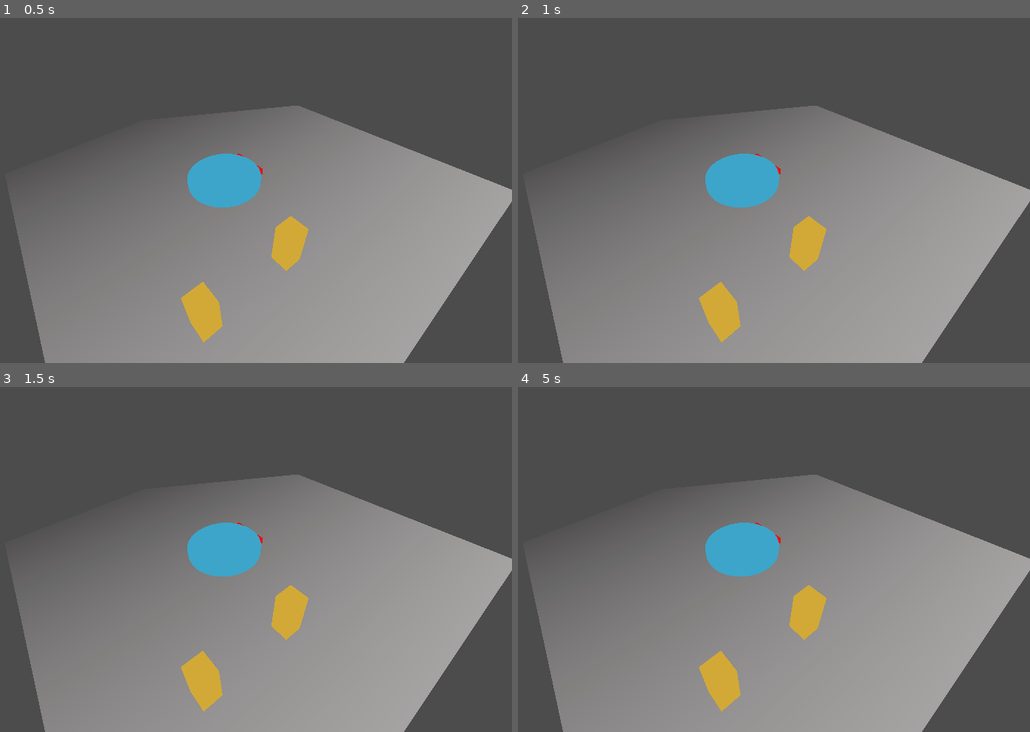
Above: before the commit, frames 1-4 (two rows, left to right).
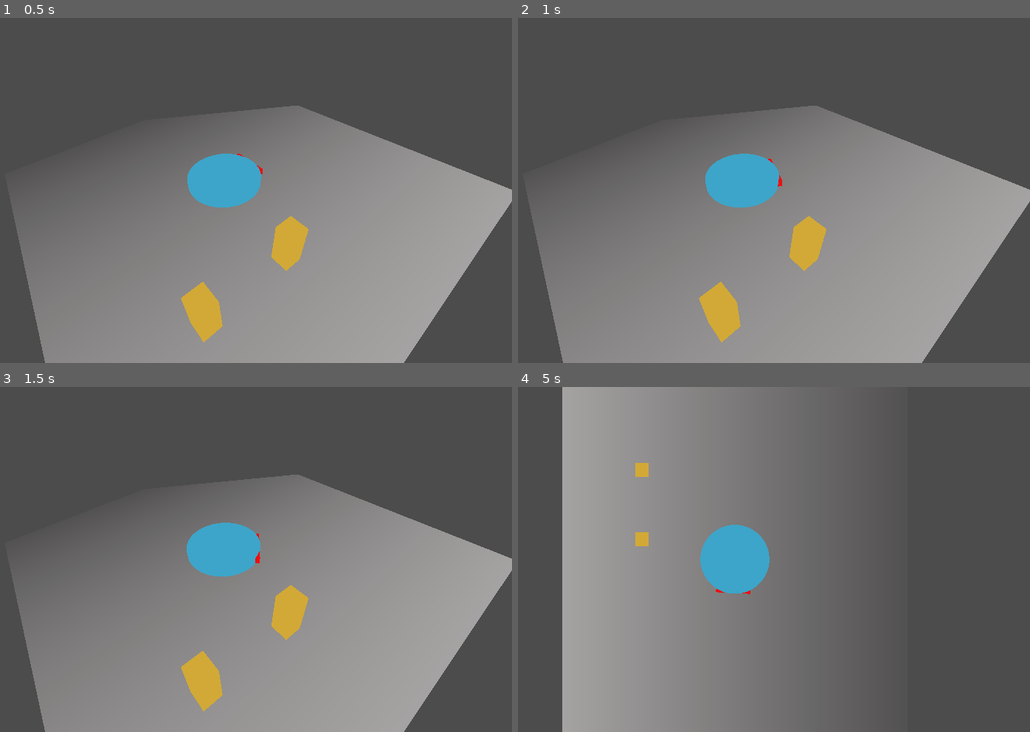
Above: after the commit, the same moments.

Repository: outfrost/slavic-game-jam-2020
Game: Godot game, scene res://MovementTest.tscn
Same seed, same stepped clock (60 frames per second), same inputs: the game is played once before the commit and once after it. Before the commit the project has no main scene; this scene is started directly in both runs.
Inputs:
- Up to frame 1 (0.5 s): no input
- Up to frame 2 (1 s): tap Enter at 0.5 s; hold D (turn_right, bound only after the commit) from 0.53 s (still down)
- Up to frame 3 (1.5 s): release D (turn_right, bound only after the commit) at 1.28 s; hold S (move_backwards, bound only after the commit) from 1.28 s (still down)
- Up to frame 4 (5 s): release S (move_backwards, bound only after the commit) at 2.03 s; hold D (turn_right, bound only after the commit) 2.03-2.78 s; hold W (move_forwards, bound only after the commit) 2.78-3.53 s; hold A (turn_left, bound only after the commit) from 3.53 s (still down); tap R (debug_reset, bound only after the commit) at 4.15 s; tap C (debug_switch_camera, bound only after the commit) at 4.9 s

Frame 1 is identical in both runs. In frame 2, less than 0.1% of the frame differs, in the area x 37-52%, y 39-54%; in frame 3, less than 0.1%; in frame 4, 56%, in the area x 2-100%, y 0-100%.

Commit message:
Undo project file change

Diff:
--- a/project.godot
+++ b/project.godot
@@ -16,7 +16,41 @@
 [application]
 
 config/name="SGJ20"
+run/main_scene="res://MovementTest.tscn"
 config/icon="res://icon.png"
+
+[input]
+
+move_forwards={
+"deadzone": 0.5,
+"events": [ Object(InputEventKey,"resource_local_to_scene":false,"resource_name":"","device":0,"alt":false,"shift":false,"control":false,"meta":false,"command":false,"pressed":false,"scancode":87,"unicode":0,"echo":false,"script":null)
+ ]
+}
+move_backwards={
+"deadzone": 0.5,
+"events": [ Object(InputEventKey,"resource_local_to_scene":false,"resource_name":"","device":0,"alt":false,"shift":false,"control":false,"meta":false,"command":false,"pressed":false,"scancode":83,"unicode":0,"echo":false,"script":null)
+ ]
+}
+turn_left={
+"deadzone": 0.5,
+"events": [ Object(InputEventKey,"resource_local_to_scene":false,"resource_name":"","device":0,"alt":false,"shift":false,"control":false,"meta":false,"command":false,"pressed":false,"scancode":65,"unicode":0,"echo":false,"script":null)
+ ]
+}
+turn_right={
+"deadzone": 0.5,
+"events": [ Object(InputEventKey,"resource_local_to_scene":false,"resource_name":"","device":0,"alt":false,"shift":false,"control":false,"meta":false,"command":false,"pressed":false,"scancode":68,"unicode":0,"echo":false,"script":null)
+ ]
+}
+debug_reset={
+"deadzone": 0.5,
+"events": [ Object(InputEventKey,"resource_local_to_scene":false,"resource_name":"","device":0,"alt":false,"shift":false,"control":false,"meta":false,"command":false,"pressed":false,"scancode":82,"unicode":0,"echo":false,"script":null)
+ ]
+}
+debug_switch_camera={
+"deadzone": 0.5,
+"events": [ Object(InputEventKey,"resource_local_to_scene":false,"resource_name":"","device":0,"alt":false,"shift":false,"control":false,"meta":false,"command":false,"pressed":false,"scancode":67,"unicode":0,"echo":false,"script":null)
+ ]
+}
 
 [rendering]
 
